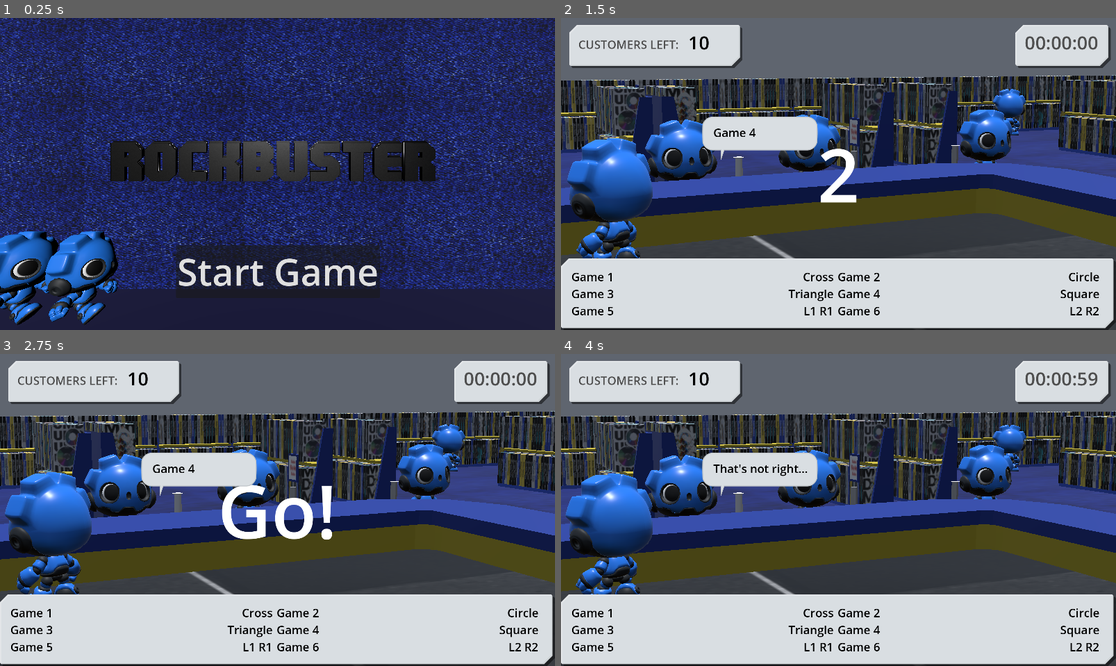
Above: before the commit, frames 1-4 (two rows, left to right).
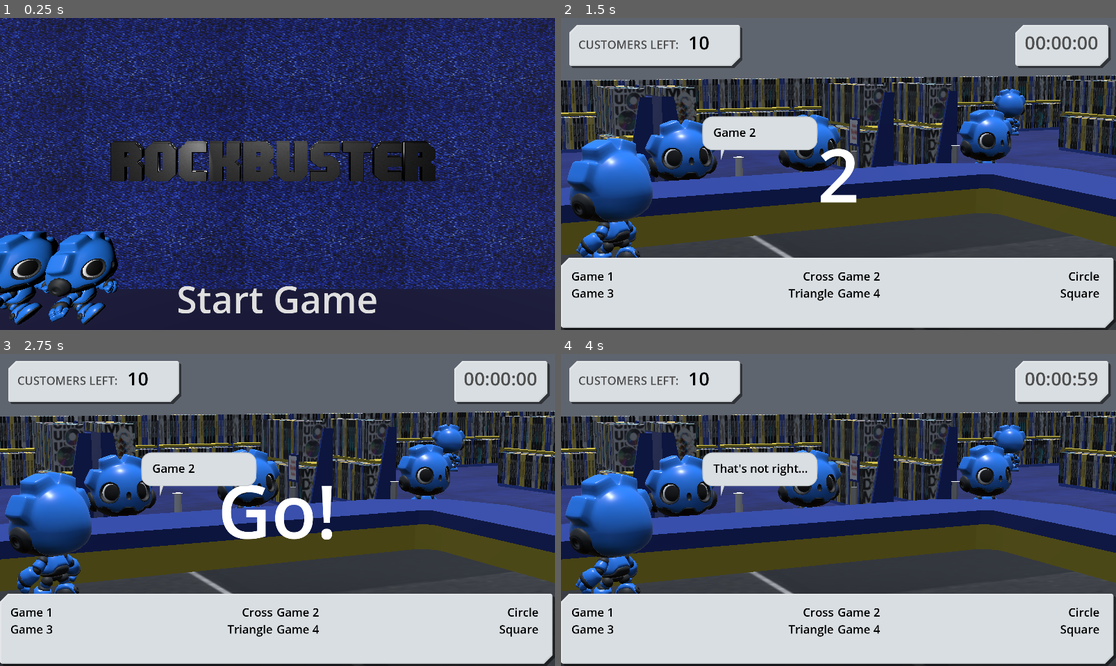
Above: after the commit, the same moments.

Repository: whoisryosuke/3d-legends-jam-2024
Game: Godot game, scene res://scenes/scene_manager.tscn
Two runs of this game, one before a commit and one after it. Both use one fixed random seed, a clock stepped at 60 frames per second and the inputs below.
Inputs (mouse positions are in pixels of both pictures, inside the frame that each line leads up to):
- Up to frame 1 (0.25 s): no input
- Up to frame 2 (1.5 s): click "Start Game" at 0.5 s; tap Enter at 1.25 s; move the mouse to (960, 158) at 1.27 s; press the mouse at (960, 158) at 1.28 s; hold Right (Move Right) from 1.28 s (still down)
- Up to frame 3 (2.75 s): tap Space (Jump) at 1.52, 2.27 s; move the mouse to (166, 525) at 2.02 s; release Right (Move Right) at 2.03 s; release the mouse at (166, 525) at 2.03 s; hold S (Move Backward) from 2.03 s (still down); tap Shift (Sprint) at 2.1 s
- Up to frame 4 (4 s): move the mouse to (894, 441) at 2.77 s; release S (Move Backward) at 2.78 s; press the mouse at (894, 441) at 2.78 s; hold Right (Move Right) 2.78-3.53 s; move the mouse to (810, 572) at 3.52 s; release the mouse at (810, 572) at 3.53 s; hold W (Move Forward) from 3.53 s (still down); tap Shift (Sprint) at 3.6 s; tap Space (Jump) at 3.77 s

The runs differ from the first frame. In frame 1, 5.9% of the frame differs, in the area x 24-69%, y 39-95%; in frame 2, 1.4%; in frame 3, 1.4%; in frame 4, 1.5%.
Error after the commit: Attempt to call function 'instantiate' in base 'null instance' on a null instance. (res://scripts/scene_manager.gd:26)

Commit message:
:sparkles: finalizing for publish

Diff:
--- a/assets/models/gdbot/materials/heart_core_mat.tres
+++ b/assets/models/gdbot/materials/heart_core_mat.tres
@@ -4,4 +4,4 @@
 albedo_color = Color(0, 0, 0, 1)
 emission_enabled = true
 emission = Color(0, 1, 0.392157, 1)
-emission_energy_multiplier = 2.69577
+emission_energy_multiplier = 1.1013
--- a/project.godot
+++ b/project.godot
@@ -10,10 +10,11 @@
 
 [application]
 
-config/name="3D Legend Jam 2024"
+config/name="Rockbuster"
+config/description="Run a retro game rental store and help serve these bots"
 run/main_scene="res://scenes/scene_manager.tscn"
 config/features=PackedStringArray("4.2", "Forward Plus")
-config/icon="res://icon.svg"
+config/icon="res://assets/rockbuster-icon-512.png"
 
 [display]
 
--- /dev/null
+++ b/scenes/game_over.tscn
@@ -0,0 +1,36 @@
+[gd_scene format=3 uid="uid://b6g6xpcnowv2y"]
+
+[node name="GameOver" type="Control"]
+layout_mode = 3
+anchors_preset = 15
+anchor_right = 1.0
+anchor_bottom = 1.0
+grow_horizontal = 2
+grow_vertical = 2
+
+[node name="AspectRatioContainer" type="AspectRatioContainer" parent="."]
+custom_minimum_size = Vector2(1920, 1080)
+layout_mode = 1
+anchors_preset = 15
+anchor_right = 1.0
+anchor_bottom = 1.0
+grow_horizontal = 2
+grow_vertical = 2
+
+[node name="CenterContainer" type="CenterContainer" parent="AspectRatioContainer"]
+layout_mode = 2
+
+[node name="VBoxContainer" type="VBoxContainer" parent="AspectRatioContainer/CenterContainer"]
+layout_mode = 2
+
+[node name="Label" type="Label" parent="AspectRatioContainer/CenterContainer/VBoxContainer"]
+layout_mode = 2
+theme_override_font_sizes/font_size = 128
+text = "Game Over"
+horizontal_alignment = 1
+
+[node name="Label2" type="Label" parent="AspectRatioContainer/CenterContainer/VBoxContainer"]
+layout_mode = 2
+theme_override_font_sizes/font_size = 64
+text = "Press Triangle to restart"
+horizontal_alignment = 1
--- a/scenes/mini_game_rental.tscn
+++ b/scenes/mini_game_rental.tscn
@@ -1,10 +1,11 @@
-[gd_scene load_steps=11 format=3 uid="uid://b08h8oh4o2550"]
+[gd_scene load_steps=12 format=3 uid="uid://b08h8oh4o2550"]
 
 [ext_resource type="PackedScene" uid="uid://cy36aygvs66pn" path="res://assets/models/gobot/gobot_skin.tscn" id="1_6agcr"]
 [ext_resource type="PackedScene" uid="uid://jbq0ujtmu7cx" path="res://scenes/mini_game_rental_ui.tscn" id="2_10k8o"]
 [ext_resource type="Script" path="res://scripts/RentalGameManager.gd" id="3_fnptv"]
 [ext_resource type="PackedScene" uid="uid://c122tuvpq5y52" path="res://scenes/quick_pause.tscn" id="4_l4gis"]
 [ext_resource type="PackedScene" uid="uid://c21p7yb10y5sk" path="res://scenes/mini_game_win_screen.tscn" id="5_kluee"]
+[ext_resource type="PackedScene" uid="uid://b6g6xpcnowv2y" path="res://scenes/game_over.tscn" id="5_q0lyh"]
 [ext_resource type="PackedScene" uid="uid://cgrqwd2215plj" path="res://assets/models/mini_game_level/Rental Mini Game - Level - R3 - Export V1.glb" id="6_35e1p"]
 [ext_resource type="PackedScene" uid="uid://c8njwipxwv8fu" path="res://scenes/mini_game_countdown.tscn" id="7_jvvjy"]
 
@@ -48,6 +49,9 @@
 [node name="QuickPause" parent="." instance=ExtResource("4_l4gis")]
 visible = false
 
+[node name="GameOver" parent="." instance=ExtResource("5_q0lyh")]
+visible = false
+
 [node name="MiniGameWinScreen" parent="." instance=ExtResource("5_kluee")]
 visible = false
 
--- a/scenes/mini_game_rental_ui.tscn
+++ b/scenes/mini_game_rental_ui.tscn
@@ -17,9 +17,12 @@
 script = ExtResource("2_b8bav")
 
 [node name="AspectRatioContainer" type="AspectRatioContainer" parent="."]
-layout_mode = 0
-offset_right = 1920.0
-offset_bottom = 1082.0
+layout_mode = 1
+anchors_preset = 15
+anchor_right = 1.0
+anchor_bottom = 1.0
+grow_horizontal = 2
+grow_vertical = 2
 
 [node name="Content" type="VBoxContainer" parent="AspectRatioContainer"]
 custom_minimum_size = Vector2(1920, 1080)
--- a/scenes/quick_pause.tscn
+++ b/scenes/quick_pause.tscn
@@ -10,9 +10,12 @@
 
 [node name="AspectRatioContainer" type="AspectRatioContainer" parent="."]
 custom_minimum_size = Vector2(1920, 1080)
-layout_mode = 0
-offset_right = 40.0
-offset_bottom = 40.0
+layout_mode = 1
+anchors_preset = 15
+anchor_right = 1.0
+anchor_bottom = 1.0
+grow_horizontal = 2
+grow_vertical = 2
 
 [node name="CenterContainer" type="CenterContainer" parent="AspectRatioContainer"]
 layout_mode = 2
--- a/scenes/title_screen.tscn
+++ b/scenes/title_screen.tscn
@@ -31,6 +31,18 @@
 "transitions": PackedFloat32Array(1),
 "update": 0,
 "values": [Vector3(14, 0, 0)]
+}
+tracks/1/type = "value"
+tracks/1/imported = false
+tracks/1/enabled = true
+tracks/1/path = NodePath("SpotLight3D:position")
+tracks/1/interp = 1
+tracks/1/loop_wrap = true
+tracks/1/keys = {
+"times": PackedFloat32Array(0),
+"transitions": PackedFloat32Array(1),
+"update": 0,
+"values": [Vector3(-1.74909, 1.99512, 6.26386)]
 }
 
 [sub_resource type="Animation" id="Animation_r0li7"]
@@ -76,6 +88,18 @@
 "method": &"run_all"
 }]
 }
+tracks/3/type = "value"
+tracks/3/imported = false
+tracks/3/enabled = true
+tracks/3/path = NodePath("SpotLight3D:position")
+tracks/3/interp = 1
+tracks/3/loop_wrap = true
+tracks/3/keys = {
+"times": PackedFloat32Array(0, 10),
+"transitions": PackedFloat32Array(1, 1),
+"update": 0,
+"values": [Vector3(-1.74909, 1.99512, 6.26386), Vector3(3.25091, 1.99512, 6.26386)]
+}
 
 [sub_resource type="AnimationLibrary" id="AnimationLibrary_e8a3v"]
 _data = {
@@ -95,6 +119,8 @@
 
 [node name="SpotLight3D" type="SpotLight3D" parent="."]
 transform = Transform3D(1, 0, 0, 0, 0.962862, 0.269995, 0, -0.269995, 0.962862, -1.74909, 1.99512, 6.26386)
+light_energy = 2.0
+spot_range = 9.587
 spot_angle = 12.4648
 
 [node name="DirectionalLight3D" type="DirectionalLight3D" parent="."]
--- a/scenes/ui_title_screen.tscn
+++ b/scenes/ui_title_screen.tscn
@@ -1,8 +1,14 @@
-[gd_scene load_steps=7 format=3 uid="uid://c32pp6pxnq1bg"]
+[gd_scene load_steps=8 format=3 uid="uid://c32pp6pxnq1bg"]
 
 [ext_resource type="Script" path="res://scripts/ui_title_screen.gd" id="1_cdemx"]
 [ext_resource type="Theme" uid="uid://gsxt6si1r47y" path="res://themes/default_theme.tres" id="1_sh5to"]
 [ext_resource type="Script" path="res://scripts/Button.gd" id="2_30ict"]
+
+[sub_resource type="StyleBoxEmpty" id="StyleBoxEmpty_xvoho"]
+content_margin_left = 64.0
+content_margin_top = 20.0
+content_margin_right = 64.0
+content_margin_bottom = 20.0
 
 [sub_resource type="Animation" id="Animation_rxl5s"]
 length = 0.001
@@ -21,7 +27,7 @@
 tracks/1/type = "value"
 tracks/1/imported = false
 tracks/1/enabled = true
-tracks/1/path = NodePath("AspectRatioContainer/GridContainer/Button:disabled")
+tracks/1/path = NodePath("AspectRatioContainer/CenterContainer/Button:disabled")
 tracks/1/interp = 1
 tracks/1/loop_wrap = true
 tracks/1/keys = {
@@ -48,7 +54,7 @@
 tracks/1/type = "value"
 tracks/1/imported = false
 tracks/1/enabled = true
-tracks/1/path = NodePath("AspectRatioContainer/GridContainer/Button:disabled")
+tracks/1/path = NodePath("AspectRatioContainer/CenterContainer/Button:disabled")
 tracks/1/interp = 1
 tracks/1/loop_wrap = true
 tracks/1/keys = {
@@ -69,27 +75,31 @@
 anchors_preset = 15
 anchor_right = 1.0
 anchor_bottom = 1.0
-offset_right = -1920.0
-offset_bottom = -1080.0
 grow_horizontal = 2
 grow_vertical = 2
+size_flags_horizontal = 3
+size_flags_vertical = 3
 script = ExtResource("1_cdemx")
 
 [node name="AspectRatioContainer" type="AspectRatioContainer" parent="."]
+layout_mode = 1
+anchors_preset = 15
+anchor_right = 1.0
+anchor_bottom = 1.0
+grow_horizontal = 2
+grow_vertical = 2
+
+[node name="CenterContainer" type="CenterContainer" parent="AspectRatioContainer"]
 layout_mode = 2
-offset_left = 608.5
-offset_top = 785.5
-offset_right = 1311.5
-offset_bottom = 968.5
+size_flags_horizontal = 4
+size_flags_vertical = 8
 
-[node name="GridContainer" type="GridContainer" parent="AspectRatioContainer"]
-layout_mode = 2
-
-[node name="Button" type="Button" parent="AspectRatioContainer/GridContainer"]
+[node name="Button" type="Button" parent="AspectRatioContainer/CenterContainer"]
 unique_name_in_owner = true
 layout_mode = 2
 theme = ExtResource("1_sh5to")
 theme_override_font_sizes/font_size = 128
+theme_override_styles/normal = SubResource("StyleBoxEmpty_xvoho")
 text = "Start Game"
 script = ExtResource("2_30ict")
 
@@ -98,4 +108,4 @@
 "": SubResource("AnimationLibrary_kdanp")
 }
 
-[connection signal="pressed" from="AspectRatioContainer/GridContainer/Button" to="AspectRatioContainer/GridContainer/Button" method="_on_pressed"]
+[connection signal="pressed" from="AspectRatioContainer/CenterContainer/Button" to="AspectRatioContainer/CenterContainer/Button" method="_on_pressed"]
--- a/scripts/RentalGameManager.gd
+++ b/scripts/RentalGameManager.gd
@@ -54,12 +54,15 @@
 # Called when the node enters the scene tree for the first time.
 func _ready():
 
+	# Hydrate the scene (load dynamic models, generate combos, etc)
+	hydrate_game()
+
 	# Start the game timer
 	# TODO: Delay to a 1...2..3 countdown
 	start_game()
 
-
-# Called every frame. 'delta' is the elapsed time since the previous frame.
+# Here we update the UI (like text) and trigger animations (like countdown or input fail state)
+# We also check for some conditions here (like game over)
 func _process(delta):
 
 	## Update UI
@@ -89,8 +92,10 @@
 		dialogue_text.text = current_game
 
 	# Game over
-	if playing and game_timer.is_stopped():
+	if playing and !completed and game_timer.is_stopped():
 		print("Game over!")
+		playing = false
+		$"../GameOver".visible = true
 
 
 	## Animations
@@ -105,7 +110,9 @@
 		handle_exit_animation()
 
 func intro_countdown():
+	$"../MiniGameCountdown".visible = true
 	intro_playing = true
+
 	var countdown_time = countdown_timer.time_left
 
 	# Update text
@@ -181,6 +188,9 @@
 			dialogue_container.visible = true
 
 
+# Check for input
+# Here we handle things like restarting and pausing game - or checking for input combos
+# When we check for input combos - we also trigger anmimations and flag if the game is completed or not
 func _input(event):
 	# Restart game
 	if(game_timer.is_stopped() and Input.is_action_just_pressed("Triangle")):
@@ -260,17 +270,19 @@
 
 
 
-func start_game():
+func hydrate_game():
 	# Hydrate game with new button combos
 	generate_combos()
 
 	# Load initial models
 	load_initial_models()
 
+func start_game():
 	# Start intro timer
 	countdown_timer.start(COUNTDOWN_TIME);
 
 func start_game_timer():
+	playing = true
 	# Start game timer
 	game_timer.start(DEFAULT_GAME_TIME)
 
@@ -316,6 +328,8 @@
 
 	# Hide win screen
 	$"../MiniGameWinScreen".visible = false
+	# Hide game over
+	$"../GameOver".visible = false
 
 	# Start game again
 	start_game()
--- a/scripts/constants.gd
+++ b/scripts/constants.gd
@@ -19,8 +19,8 @@
 	["Circle"],
 	["Triangle"],
 	["Square"],
-	["L1", "R1"],
-	["L2","R2"],
+	#["L1", "R1"],
+	#["L2","R2"],
 	#["DPad Up", "Square"],
 	#["DPad Down", "Square"],
 	#["DPad Left", "Square"],
@@ -34,8 +34,8 @@
 	"Game 2", # ["Circle"],
 	"Game 3", # ["Triangle"],
 	"Game 4", # ["Square"],
-	"Game 5", # ["L1", "L2"],
-	"Game 6", # ["R1","R2"],
+	#"Game 5", # ["L1", "L2"],
+	#"Game 6", # ["R1","R2"],
 	#"Game 7", # ["DPad Up", "Square"],
 	#"Game 8", # ["DPad Down", "Square"],
 	#"Game 9", # ["DPad Left", "Square"],
--- a/scripts/ui_title_screen.gd
+++ b/scripts/ui_title_screen.gd
@@ -2,4 +2,4 @@
 
 func _input(event):
 	if Input.is_anything_pressed():
-		%Button.pressed
+		%Button.emit_signal("pressed")
Binary file added: assets/rockbuster-icon-512.png
Not shown, added: assets/rockbuster-icon-512.png.import
Not shown, added: export_presets.cfg
Not shown: 4 places in libraries/prototype_map_lib.tres that only renumber resources
Not shown, changed: .gitignore
